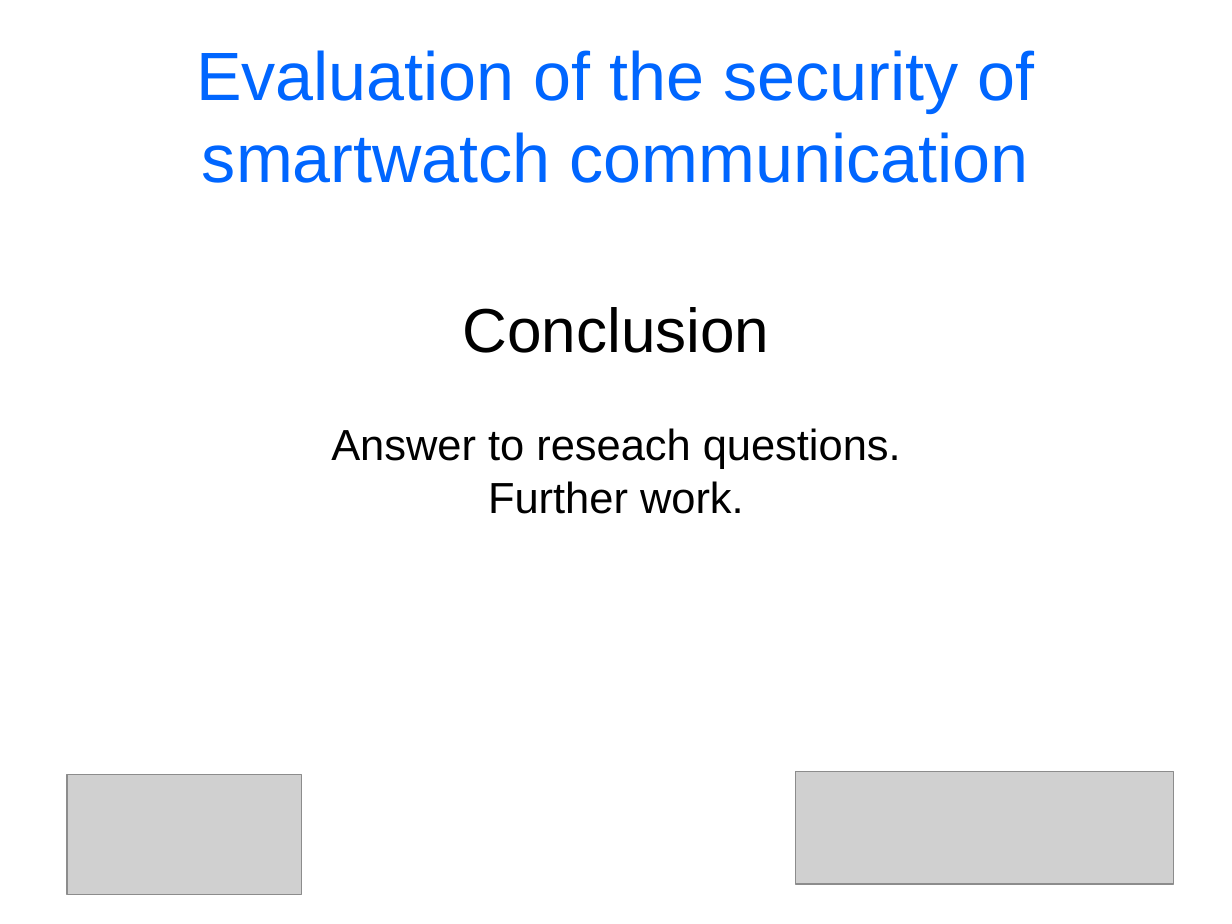
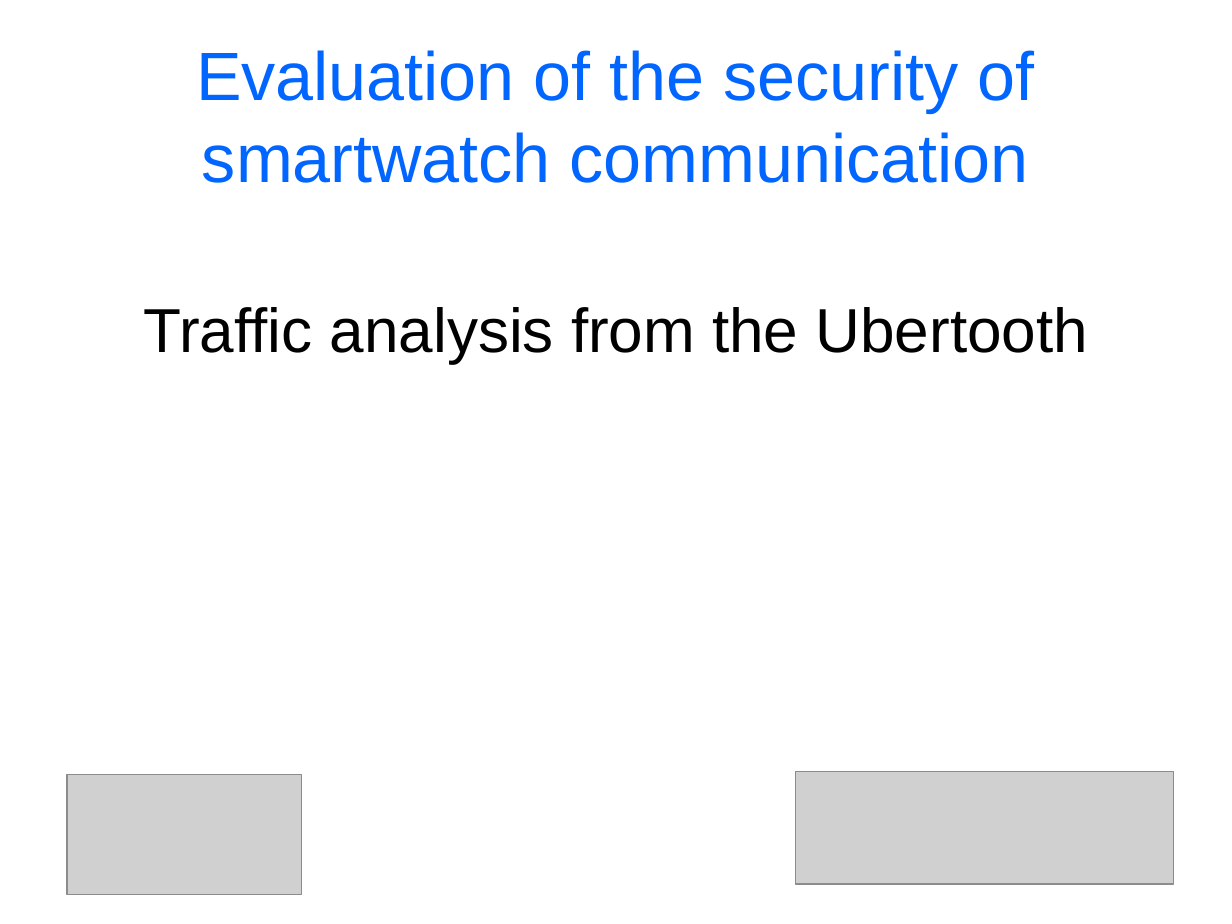
Before and after one commit to cheeseit/smartwatchers_report, a slide deck: slide 6 of presentation.odp (slide 7 before the commit). Drawn at 1232x924 pixels with LibreOffice and Linux fonts; fonts in the diff are those of the drawing; grey boxes stand for pictures. Boxes give left, top, right and bottom in pixels: in the first picture for what was removed or moved away, otherwise in the second. Text is boxed around its words. In the diff, an @@ line names an element or a change of style, - is before the commit and + after.

```diff
--- a/presentation.odp
+++ b/presentation.odp
@@ subtitle at [144, 307, 1088, 364]: text changed; size 28 to 40 pt @@
-Conclusion
-Answer to reseach questions.
-Further work.
+Traffic analysis from the Ubertooth
```
Also in this commit, not shown: 1 other slide changed, 3 slides added.
